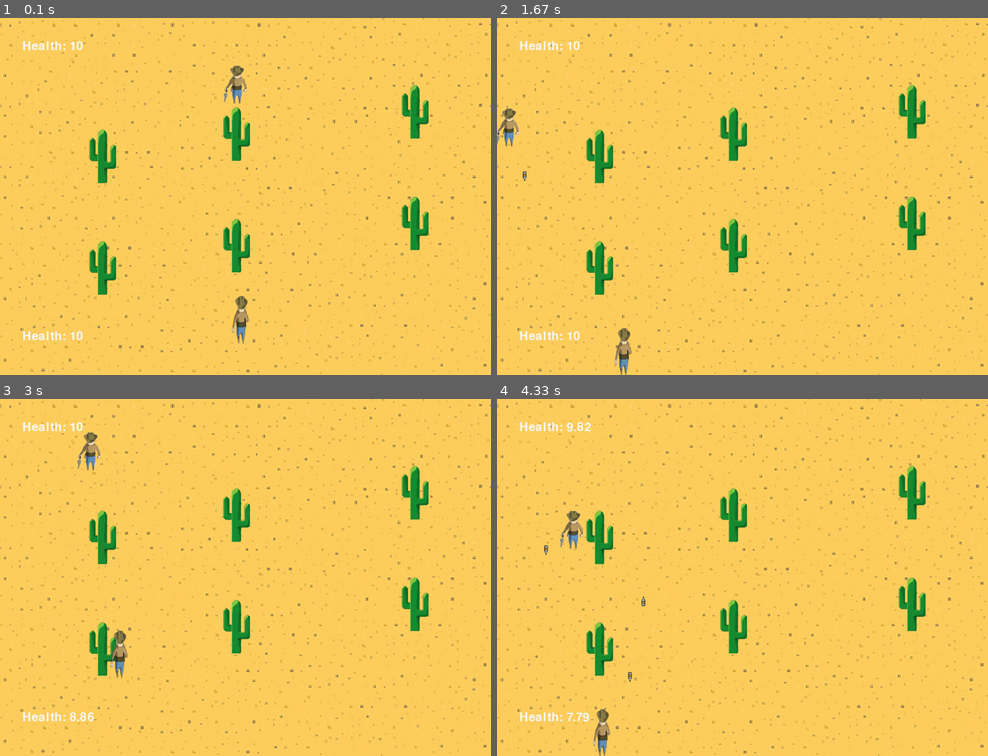
Above: before the commit, frames 1-4 (two rows, left to right).
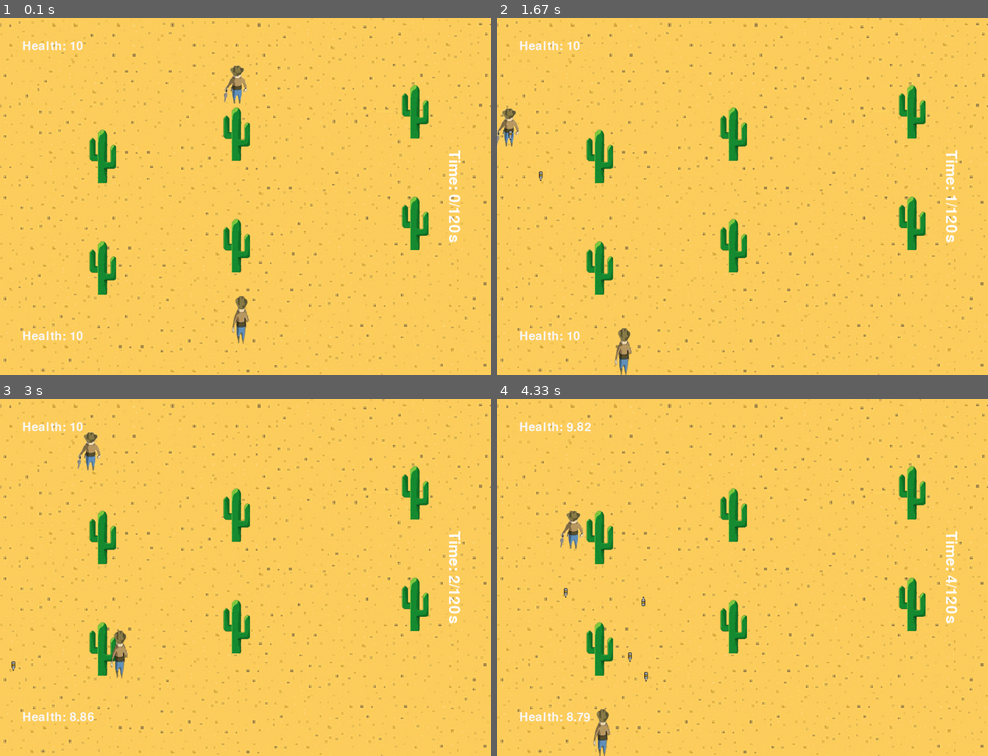
Above: after the commit, the same moments.

Repository: Ivailo2707/Pygame_Project_Cowboy
Game: pygame game, started from main.py
Same seed, same stepped clock (60 frames per second), same inputs: the game is played once before the commit and once after it.
Inputs:
- Up to frame 1 (0.1 s): no input
- Up to frame 2 (1.67 s): hold Ctrl 0.33-0.87 s; hold Left 0.33-0.87 s; hold Left 0.9-1.43 s; hold A 0.9-1.43 s; tap Right Ctrl at 0.97, 1.27, 1.53 s; hold Down from 1.47 s (still down); hold S from 1.47 s (still down)
- Up to frame 3 (3 s): release Down at 1.77 s; release S at 1.77 s; hold Left 1.8-2.2 s; hold A 1.8-2.2 s; tap Right Ctrl at 1.87, 2.17, 2.3, 2.7 s; hold Up 2.23-2.6 s; hold W 2.23-2.6 s; hold Right from 2.63 s (still down); hold D from 2.63 s (still down)
- Up to frame 4 (4.33 s): tap Right Ctrl at 3, 3.37, 3.77, 4.07, 4.27 s; release Right at 3.27 s; release D at 3.27 s; hold Down 3.3-3.67 s; hold S 3.3-3.67 s; hold Left 3.7-4.17 s; hold A 3.7-4.17 s; tap Ctrl at 3.85 s; hold Right from 4.2 s (still down); hold D from 4.2 s (still down)

The runs differ from the first frame. In frame 1, 0.3% of the frame differs, in the area x 91-94%, y 37-63%; in frame 2, 0.3%; in frame 3, 0.3%; in frame 4, 0.4%, in the area x 9-94%, y 37-91%.

Commit message:
Added timer and sounds. Game is finished

Diff:
--- a/Bullet_Controller.py
+++ b/Bullet_Controller.py
@@ -1,15 +1,14 @@
 import pygame
 import os
-from Cactus_cover import Cactus_Cover
-from Player1 import Player1
-from Player2 import Player2
 
+pygame.mixer.init()
 WIDTH, HEIGHT = 1100, 800
-CACTUS_IMAGE = pygame.image.load(os.path.join('Assets', 'cactus.png'))
 
 class Bullet_Controller:
-    def __init__(self, P1_bullets, P2_bullets, P1, P2, cover_1_1, cover_1_2, cover_1_3, cover_2_1, cover_2_2, cover_2_3):
+    def __init__(self, P1, P2, cover_1_1, cover_1_2, cover_1_3, cover_2_1, cover_2_2, cover_2_3):
         self._BVEL = 8
+        self._BULLET_HIT_SOUND = pygame.mixer.Sound(os.path.join('Assets', 'hit.mp3'))
+        self._BULLET_HIT_CACTUS_SOUND = pygame.mixer.Sound(os.path.join('Assets', 'bullet_hit_cactus.mp3'))
         self._P1_HIT = pygame.USEREVENT + 7
         self._CACTUS_SIDE_1_NUM_1_HIT = pygame.USEREVENT + 8
         self._CACTUS_SIDE_1_NUM_2_HIT = pygame.USEREVENT + 9
@@ -18,8 +17,6 @@
         self._CACTUS_SIDE_2_NUM_1_HIT = pygame.USEREVENT + 12
         self._CACTUS_SIDE_2_NUM_2_HIT = pygame.USEREVENT + 13
         self._CACTUS_SIDE_2_NUM_3_HIT = pygame.USEREVENT + 14
-        self._P1_bullets = P1_bullets
-        self._P2_bullets = P2_bullets
         self._BULLET_1_IMAGE = pygame.transform.rotate(pygame.image.load(os.path.join('Assets', 'bullet.png')), 180)
         self._BULLET_2_IMAGE = pygame.image.load(os.path.join('Assets', 'bullet.png'))
         self._cover_1_1 = cover_1_1
@@ -35,141 +32,129 @@
         bullet_width = 15
         bullet_height = 25
 
-        for bullet in self._P1_bullets:
+        for bullet in self._P1.get_bullets():
             bullet_rect = pygame.Rect(bullet[0], bullet[1], bullet_width, bullet_height)
             bullet_image_scaled = pygame.transform.scale(self._BULLET_1_IMAGE, (bullet_width, bullet_height))
             window.blit(bullet_image_scaled, bullet_rect)
 
-        for bullet in self._P2_bullets:
+        for bullet in self._P2.get_bullets():
             bullet_rect = pygame.Rect(bullet[0], bullet[1], bullet_width, bullet_height)
             bullet_image_scaled = pygame.transform.scale(self._BULLET_2_IMAGE, (bullet_width, bullet_height))
             window.blit(bullet_image_scaled, bullet_rect)
 
 
     def handle_bullets(self):
-        for bullet in self._P1_bullets:
+        for bullet in self._P1.get_bullets():
             bullet.y -= self._BVEL
             if self._P2.get_rect().colliderect(bullet):
                 pygame.event.post(pygame.event.Event(self._P2_HIT))
-                self._P1_bullets.remove(bullet)
+                self._P1.get_bullets().remove(bullet)
             elif self._cover_1_1.get_obstacle_rect().colliderect(bullet):
                 if self._cover_1_1.get_status():
                     pygame.event.post(pygame.event.Event(self._CACTUS_SIDE_1_NUM_1_HIT))
-                    self._P1_bullets.remove(bullet)
-                else:
-                    pass
+                    self._P1.get_bullets().remove(bullet)
 
             elif self._cover_1_2.get_obstacle_rect().colliderect(bullet):
                 if self._cover_1_2.get_status():
                     pygame.event.post(pygame.event.Event(self._CACTUS_SIDE_1_NUM_2_HIT))
-                    self._P1_bullets.remove(bullet)
-                else:
-                    pass
+                    self._P1.get_bullets().remove(bullet)
 
             elif self._cover_1_3.get_obstacle_rect().colliderect(bullet):
                 if self._cover_1_3.get_status():
                     pygame.event.post(pygame.event.Event(self._CACTUS_SIDE_1_NUM_3_HIT))
-                    self._P1_bullets.remove(bullet)
-                else:
-                    pass
+                    self._P1.get_bullets().remove(bullet)
 
             elif self._cover_2_1.get_obstacle_rect().colliderect(bullet):
                 if self._cover_2_1.get_status():
                     pygame.event.post(pygame.event.Event(self._CACTUS_SIDE_2_NUM_1_HIT))
-                    self._P1_bullets.remove(bullet)
-                else:
-                    pass
+                    self._P1.get_bullets().remove(bullet)
 
             elif self._cover_2_2.get_obstacle_rect().colliderect(bullet):
                 if self._cover_2_2.get_status():
                     pygame.event.post(pygame.event.Event(self._CACTUS_SIDE_2_NUM_2_HIT))
-                    self._P1_bullets.remove(bullet)
-                else:
-                    pass
+                    self._P1.get_bullets().remove(bullet)
 
             elif self._cover_2_3.get_obstacle_rect().colliderect(bullet):
                 if self._cover_2_3.get_status():
                     pygame.event.post(pygame.event.Event(self._CACTUS_SIDE_2_NUM_3_HIT))
-                    self._P1_bullets.remove(bullet)
-                else:
-                    pass
+                    self._P1.get_bullets().remove(bullet)
+
 
             elif bullet.y < 0:
-                self._P1_bullets.remove(bullet)
+                self._P1.get_bullets().remove(bullet)
 
-        for bullet in self._P2_bullets:
+        for bullet in self._P2.get_bullets():
             bullet.y += self._BVEL
             if self._P1.get_rect().colliderect(bullet):
                 pygame.event.post(pygame.event.Event(self._P1_HIT))
-                self._P2_bullets.remove(bullet)
+                self._P2.get_bullets().remove(bullet)
             elif self._cover_1_1.get_obstacle_rect().colliderect(bullet):
                 if self._cover_1_1.get_status():
                     pygame.event.post(pygame.event.Event(self._CACTUS_SIDE_1_NUM_1_HIT))
-                    self._P2_bullets.remove(bullet)
-                else:
-                    pass
+                    self._P2.get_bullets().remove(bullet)
 
             elif self._cover_1_2.get_obstacle_rect().colliderect(bullet):
                 if self._cover_1_2.get_status():
-                    pygame.event.post(pygame.event.Event(self._CACTUS_SIDE_1_NUM_1_HIT))
-                    self._P2_bullets.remove(bullet)
-                else:
-                    pass
+                    pygame.event.post(pygame.event.Event(self._CACTUS_SIDE_1_NUM_2_HIT))
+                    self._P2.get_bullets().remove(bullet)
+
 
             elif self._cover_1_3.get_obstacle_rect().colliderect(bullet):
                 if self._cover_1_3.get_status():
-                    pygame.event.post(pygame.event.Event(self._CACTUS_SIDE_1_NUM_1_HIT))
-                    self._P2_bullets.remove(bullet)
-                else:
-                    pass
+                    pygame.event.post(pygame.event.Event(self._CACTUS_SIDE_1_NUM_3_HIT))
+                    self._P2.get_bullets().remove(bullet)
 
             elif self._cover_2_1.get_obstacle_rect().colliderect(bullet):
                 if self._cover_2_1.get_status():
                     pygame.event.post(pygame.event.Event(self._CACTUS_SIDE_2_NUM_1_HIT))
-                    self._P2_bullets.remove(bullet)
-                else:
-                    pass
+                    self._P2.get_bullets().remove(bullet)
+
 
             elif self._cover_2_2.get_obstacle_rect().colliderect(bullet):
                 if self._cover_2_2.get_status():
                     pygame.event.post(pygame.event.Event(self._CACTUS_SIDE_2_NUM_2_HIT))
-                    self._P2_bullets.remove(bullet)
-                else:
-                    pass
+                    self._P2.get_bullets().remove(bullet)
 
             elif self._cover_2_3.get_obstacle_rect().colliderect(bullet):
                 if self._cover_2_3.get_status():
                     pygame.event.post(pygame.event.Event(self._CACTUS_SIDE_2_NUM_3_HIT))
-                    self._P2_bullets.remove(bullet)
-                else:
-                    pass
+                    self._P2.get_bullets().remove(bullet)
+
 
 
             elif bullet.y > HEIGHT:
-                self._P2_bullets.remove(bullet)
+                self._P2.get_bullets().remove(bullet)
 
 
     def hit(self, event):
         if event.type == self._P2_HIT:
             self._P2.take_normal_damage()
+            self._BULLET_HIT_SOUND.play()
 
         if event.type == self._P1_HIT:
-                self._P1.take_normal_damage()
+            self._P1.take_normal_damage()
+            self._BULLET_HIT_SOUND.play()
 
         if event.type == self._CACTUS_SIDE_1_NUM_1_HIT:
                 self._cover_1_1.take_bullet_damage()
+                self._BULLET_HIT_CACTUS_SOUND.play()
 
         if event.type == self._CACTUS_SIDE_1_NUM_2_HIT:
                 self._cover_1_2.take_bullet_damage()
+                self._BULLET_HIT_CACTUS_SOUND.play()
 
         if event.type == self._CACTUS_SIDE_1_NUM_3_HIT:
                 self._cover_1_3.take_bullet_damage()
+                self._BULLET_HIT_CACTUS_SOUND.play()
 
         if event.type == self._CACTUS_SIDE_2_NUM_1_HIT:
                 self._cover_2_1.take_bullet_damage()
+                self._BULLET_HIT_CACTUS_SOUND.play()
 
         if event.type == self._CACTUS_SIDE_2_NUM_2_HIT:
                 self._cover_2_2.take_bullet_damage()
+                self._BULLET_HIT_CACTUS_SOUND.play()
 
         if event.type == self._CACTUS_SIDE_2_NUM_3_HIT:
                 self._cover_2_3.take_bullet_damage()
+                self._BULLET_HIT_CACTUS_SOUND.play()
--- a/Draw_Controller.py
+++ b/Draw_Controller.py
@@ -3,12 +3,10 @@
 
 pygame.font.init()
 
-PLAYER_1_IMAGE = pygame.image.load(os.path.join('Assets', 'Player_1.png'))
-PLAYER_2_IMAGE = pygame.image.load(os.path.join('Assets', 'Player_2.png'))
 WIDTH, HEIGHT = 1100, 800
 WIN = pygame.display.set_mode((WIDTH, HEIGHT))
 pygame.display.set_caption("Cowboy shooter")
-CACTUS_IMAGE = pygame.image.load(os.path.join('Assets', 'cactus.png'))
+
 
 class Draw_Controller:
     def __init__(self, cover_1_1, cover_1_2, cover_1_3, cover_2_1, cover_2_2, cover_2_3, P1, P2, Bullet_Controller):
@@ -24,6 +22,7 @@
         self._Bullet_Ctrl = Bullet_Controller
         self._caput_m = (35, 15, 13)
         self._winner_font = pygame.font.SysFont('comicsans', 100)
+        self._timer_font = pygame.font.SysFont('comicsans', 50)
 
     def draw_winner(self, text):
         winner_text = self._winner_font.render(text, 1, self._caput_m)
@@ -31,10 +30,15 @@
         pygame.display.update()
         pygame.time.delay(5000)
 
-    def draw_window(self):
+    def draw_time(self, timer):
+        timer_text = pygame.transform.rotate(self._timer_font.render("Time: " + str(int(timer / 1000)) + "/120" + "s", True, (255, 255, 255)), 270)
+        WIN.blit(timer_text, (1000, HEIGHT//2 - timer_text.get_height()//2))
+
+    def draw_window(self, timer):
         WIN.blit(self._DESERT, (0, 0))
         self._P1.draw_health(WIN, self._P1.get_health())
         self._P2.draw_health(WIN, self._P2.get_health())
+
         if self._cover_1_1.get_status():
             self._cover_1_1.draw(WIN)
 
@@ -44,31 +48,16 @@
         if self._cover_1_3.get_status():
             self._cover_1_3.draw(WIN)
 
-        elif not self._cover_1_3.get_status():
-            background_rect = pygame.Rect(WIDTH - 200, HEIGHT - 400, 120, 60)
-            WIN.blit(self._DESERT, (WIDTH - 200, HEIGHT - 400), background_rect)
-
         if self._cover_2_1.get_status():
             self._cover_2_1.draw(WIN)
-
-        elif not self._cover_2_1.get_status():
-            background_rect = pygame.Rect(WIDTH - 900, HEIGHT - 550, 120, 60)
-            WIN.blit(self._DESERT, (WIDTH - 900, HEIGHT - 550), background_rect)
 
         if self._cover_2_2.get_status():
             self._cover_2_2.draw(WIN)
 
-        elif not self._cover_2_2.get_status():
-            background_rect = pygame.Rect(WIDTH - 600, HEIGHT - 600, 120, 60)
-            WIN.blit(self._DESERT, (WIDTH - 600, HEIGHT - 600), background_rect)
-
         if self._cover_2_3.get_status():
             self._cover_2_3.draw(WIN)
 
-        elif not self._cover_2_3.get_status():
-            background_rect = pygame.Rect(WIDTH - 200, HEIGHT - 650, 120, 60)
-            WIN.blit(self._DESERT, (WIDTH - 200, HEIGHT - 650), background_rect)
-
+        self.draw_time(timer)
         self._P1.draw(WIN)
         self._P2.draw(WIN)
         self._Bullet_Ctrl.draw_bullets(WIN)
--- a/Game_Controller.py
+++ b/Game_Controller.py
@@ -11,23 +11,21 @@
 PLAYER_2_IMAGE = pygame.image.load(os.path.join('Assets', 'Player_2.png'))
 WIDTH, HEIGHT = 1100, 800
 WIN = pygame.display.set_mode((WIDTH, HEIGHT))
-pygame.display.set_caption("Cowboy shooter")
 CACTUS_IMAGE = pygame.image.load(os.path.join('Assets', 'cactus.png'))
 
+pygame.mixer.init()
 
 class Game_Controller:
     def __init__(self):
         self._P1 = Player1(WIDTH/2 - 60, 600, 100, 160, PLAYER_1_IMAGE)
         self._P2 = Player2(WIDTH/2 - 60, 100, 80, 100, PLAYER_2_IMAGE)
-        self._P1_bullets = []
-        self._P2_bullets = []
         self._cover_1_1 = Cactus_Cover(WIDTH - 900, HEIGHT - 300, 120, 60, CACTUS_IMAGE)
         self._cover_1_2 = Cactus_Cover(WIDTH - 600, HEIGHT - 350, 120, 60, CACTUS_IMAGE)
         self._cover_1_3 = Cactus_Cover(WIDTH - 200, HEIGHT - 400, 120, 60, CACTUS_IMAGE)
         self._cover_2_1 = Cactus_Cover(WIDTH - 900, HEIGHT - 550, 120, 60, CACTUS_IMAGE)
         self._cover_2_2 = Cactus_Cover(WIDTH - 600, HEIGHT - 600, 120, 60, CACTUS_IMAGE)
         self._cover_2_3 = Cactus_Cover(WIDTH - 200, HEIGHT - 650, 120, 60, CACTUS_IMAGE)
-        self._Bullet_Ctrl = Bullet_Controller(self._P1_bullets, self._P2_bullets, self._P1, self._P2, self._cover_1_1, self._cover_1_2, self._cover_1_3, self._cover_2_1, self._cover_2_2, self._cover_2_3)
+        self._Bullet_Ctrl = Bullet_Controller(self._P1, self._P2, self._cover_1_1, self._cover_1_2, self._cover_1_3, self._cover_2_1, self._cover_2_2, self._cover_2_3)
         self._cactus_damage_ctrl = Cactus_Damage_Control(self._cover_1_1, self._cover_1_2, self._cover_1_3, self._cover_2_1, self._cover_2_2, self._cover_2_3, self._P1, self._P2)
         self._Draw_Ctrl = Draw_Controller(self._cover_1_1, self._cover_1_2, self._cover_1_3, self._cover_2_1, self._cover_2_2, self._cover_2_3, self._P1, self._P2, self._Bullet_Ctrl)
 
@@ -35,10 +33,14 @@
 
 
     def game(self):
+        timer = 0
         run = True
         clock = pygame.time.Clock()
-        while(run):
+        while run:
             clock.tick(60)
+            timer += clock.get_time()
+
+
             self._P1.handle_movement()
             self._P2.handle_movement()
 
@@ -65,27 +67,24 @@
                     run = False
                     pygame.quit()
 
-
-                elif event.type == pygame.KEYDOWN:
-                    if event.key == pygame.K_LCTRL and len(self._P1_bullets) < 3:
-                        bullet = pygame.Rect(self._P1.get_x() + self._P1.get_width()//2, self._P1.get_y(), 10, 5)
-                        self._P1_bullets.append(bullet)
-
-                    if event.key == pygame.K_RCTRL and len(self._P2_bullets) < 3:
-                        bullet = pygame.Rect(self._P2.get_x(), self._P2.get_y() + 50, 10, 5)
-                        self._P2_bullets.append(bullet)
-
-
+                self._P1.shoot(event)
+                self._P2.shoot(event)
                 self._cactus_damage_ctrl.take_damage_on_colision(event)
                 self._Bullet_Ctrl.hit(event)
 
             winner_text = ""
             if self._P2.get_health() <= 0:
                 winner_text = "Player 1 wins!"
+                sound = pygame.mixer.Sound(os.path.join('Assets', 'player1_wins.mp3'))
             if self._P1.get_health() <= 0:
                 winner_text = "Player 2 wins!"
+                sound = pygame.mixer.Sound(os.path.join('Assets', 'player2_wins.mp3'))
+
+            if timer >= 121000:
+                winner_text = "Draw!"
 
             if winner_text != "":
+                sound.play()
                 self._Draw_Ctrl.draw_winner(winner_text)
                 pygame.quit()
 
@@ -93,4 +92,4 @@
             self._Bullet_Ctrl.handle_bullets()
             self._P1.handle_movement()
             self._P2.handle_movement()
-            self._Draw_Ctrl.draw_window()
+            self._Draw_Ctrl.draw_window(timer)
--- a/Player1.py
+++ b/Player1.py
@@ -4,6 +4,7 @@
 WIDTH, HEIGHT = 1100, 800
 
 pygame.font.init()
+pygame.mixer.init()
 
 class Player1:
     def __init__(self, x, y, width, height, p1_image):
@@ -16,6 +17,8 @@
         self._health = 10
         self._health_font = pygame.font.SysFont('comicsans', 40)
         self._white = (250, 250, 250)
+        self._bullets = []
+        self._BULLET_FIRE_SOUND = pygame.mixer.Sound(os.path.join('Assets', 'Gunshot.mp3'))
 
     def draw(self, window):
         player_image = pygame.transform.scale(self._p1_image, (self._width, self._height))
@@ -62,5 +65,16 @@
         p1_health_text = self._health_font.render("Health: " + str(p1_health_tounded), 1, self._white)
         window.blit(p1_health_text, (50, 700))
 
+    def shoot(self, event):
+        if event.type == pygame.KEYDOWN:
+            if event.key == pygame.K_LCTRL and len(self._bullets) < 3:
+                bullet = pygame.Rect(self._x + self._width//2, self._y, 10, 5)
+                self._bullets.append(bullet)
+                self._BULLET_FIRE_SOUND.play()
+
+
     def get_health(self):
         return self._health
+
+    def get_bullets(self):
+        return self._bullets
--- a/Player2.py
+++ b/Player2.py
@@ -1,6 +1,8 @@
 import pygame
+import os
 
 pygame.font.init()
+pygame.mixer.init()
 
 WIDTH, HEIGHT = 1100, 800
 
@@ -11,10 +13,12 @@
         self._width = width
         self._height = height
         self._VEL = 4
+        self._bullets = []
         self._p2_image = p2_image
         self._health = 10
         self._health_font = pygame.font.SysFont('comicsans', 40)
         self._white = (250, 250, 250)
+        self._BULLET_FIRE_SOUND = pygame.mixer.Sound(os.path.join('Assets', 'Gunshot.mp3'))
 
     def draw(self, window):
         player_image = pygame.transform.scale(self._p2_image, (self._width, self._height))
@@ -62,6 +66,16 @@
         p1_health_text = self._health_font.render("Health: " + str(p2_health_tounded), 1, self._white)
         window.blit(p1_health_text, (50, 50))
 
+    def shoot(self, event):
+        if event.type == pygame.KEYDOWN:
+            if event.key == pygame.K_RCTRL and len(self._bullets) < 3:
+                bullet = pygame.Rect(self._x + self._width//2.2, self._y + self._height//2, 10, 5)
+                self._bullets.append(bullet)
+                self._BULLET_FIRE_SOUND.play()
+
 
     def get_health(self):
         return self._health
+
+    def get_bullets(self):
+        return self._bullets
Binary file removed: Assets/needles.png
Not shown, added: Assets/Gunshot.mp3
Not shown, added: Assets/bullet_hit_cactus.mp3
Not shown, added: Assets/hit.mp3
Not shown, added: Assets/player1_wins.mp3
Not shown, added: Assets/player2_wins.mp3
